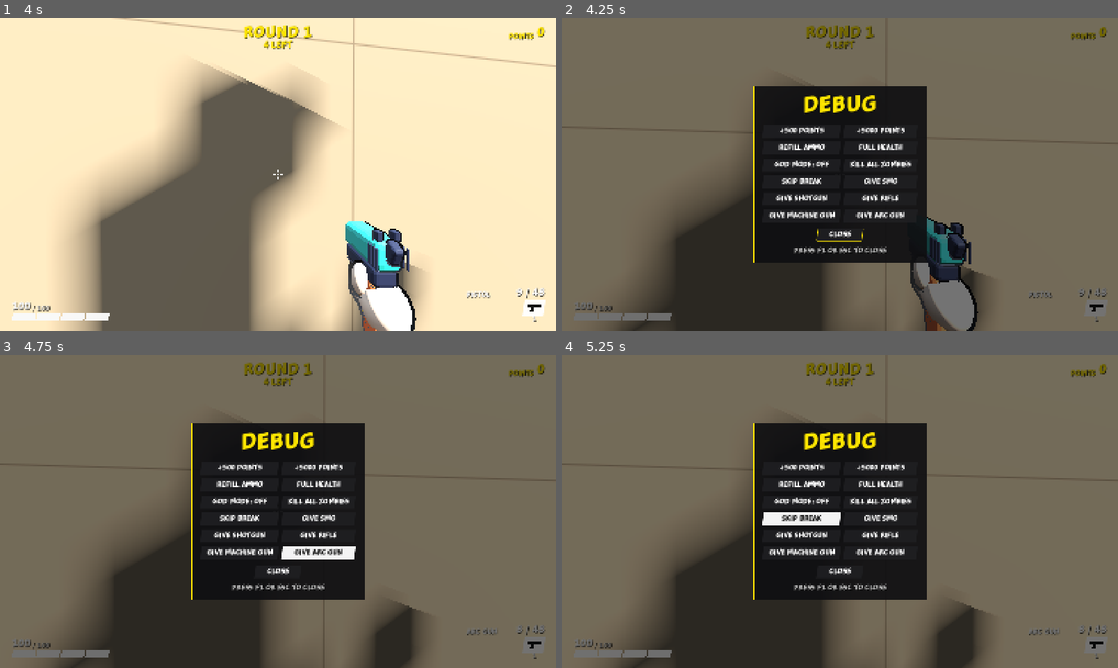
Above: before the commit, frames 1-4 (two rows, left to right).
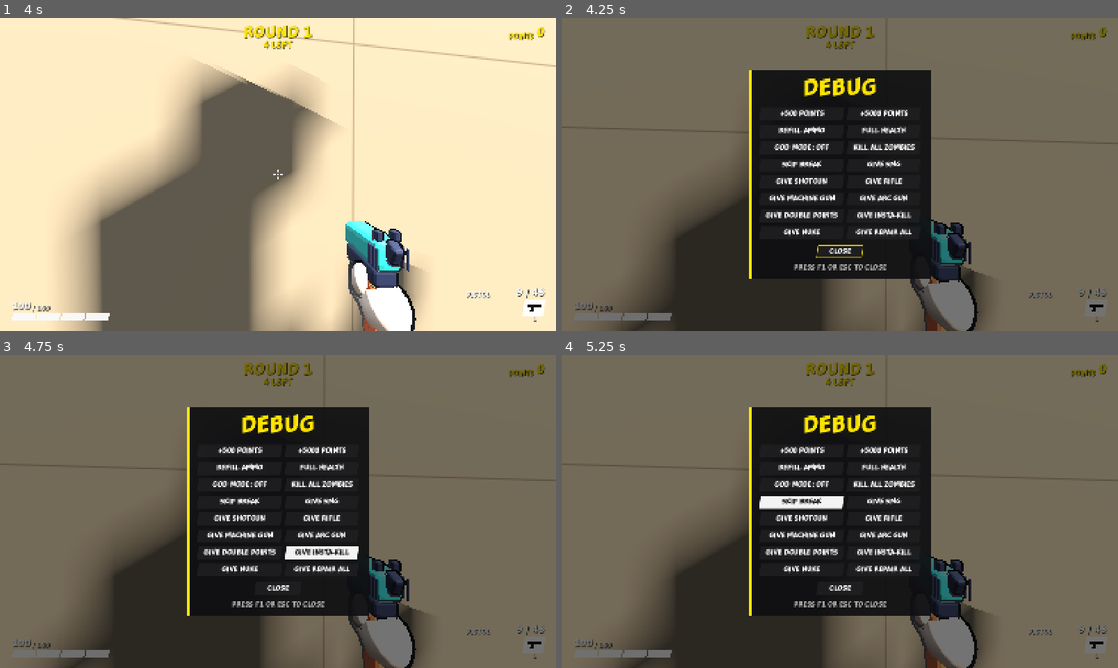
Above: after the commit, the same moments.

Repository: juanakajuan/zombie-survival-fps
Game: Godot game, scene res://levels/compound.tscn
Two runs of this game, one before a commit and one after it. Both use one fixed random seed, a clock stepped at 60 frames per second and the inputs below.
Inputs (mouse positions are in pixels of both pictures, inside the frame that each line leads up to):
- Up to frame 1 (4 s): tap Enter (restart) at 0.5 s; move the mouse to (305, 174) at 0.52 s; hold Right mouse button (aim) 0.53-1.28 s; hold W (move_forward) from 0.53 s (still down); click (305, 174) at 0.67 s; tap Space (jump) at 0.77, 1.07, 1.52, 1.82, 3.02, 3.32, 3.77 s; move the mouse to (250, 174) at 1.27 s; tap Ctrl (crouch) at 1.35 s; move the mouse to (289, 168) at 2.02 s; press the mouse at (289, 168) at 2.03 s; move the mouse to (272, 180) at 2.77 s; release the mouse at (272, 180) at 2.78 s; tap E (interact) at 2.85 s; click (272, 180) at 2.92 s; move the mouse to (316, 177) at 3.52 s; tap V (melee) at 3.6 s
- Up to frame 2 (4.25 s): keep holding W (move_forward); tap Space (jump) at 4.07 s; tap F1 (debug_menu) at 4.15 s
- Up to frame 3 (4.75 s): release W (move_forward) at 4.25 s; click (322, 552) at 4.25 s, where only the run after the commit has a clickable "GIVE INSTA-KILL"
- Up to frame 4 (5.25 s): click "SKIP BREAK" at 5 s

Frame 1 is identical in both runs. In frame 2, 7.8% of the frame differs, in the area x 33-67%, y 16-84%; in frame 3, 10%; in frame 4, 11%, in the area x 33-95%, y 16-100%.

Commit message:
feat: give the zombie drops from the debug menu
Co-Authored-By: Claude Opus 5.5 <noreply@anthropic.com>

Diff:
--- a/debug_menu/debug_menu.tscn
+++ b/debug_menu/debug_menu.tscn
@@ -8,6 +8,10 @@
 [ext_resource type="Resource" path="res://economy/rifle_item.tres" id="6_rifle"]
 [ext_resource type="Resource" path="res://economy/machine_gun_item.tres" id="7_machine_gun"]
 [ext_resource type="Resource" path="res://weapon_box/arc_gun_item.tres" id="8_arc_gun"]
+[ext_resource type="Resource" path="res://pickups/double_points.tres" id="9_double_points"]
+[ext_resource type="Resource" path="res://pickups/insta_kill.tres" id="10_insta_kill"]
+[ext_resource type="Resource" path="res://pickups/nuke.tres" id="11_nuke"]
+[ext_resource type="Resource" path="res://pickups/repair_all.tres" id="12_repair_all"]
 
 [sub_resource type="StyleBoxFlat" id="panel"]
 bg_color = Color(0.06, 0.06, 0.07, 0.92)
@@ -22,7 +26,7 @@
 process_mode = 3
 layer = 21
 script = ExtResource("1_debug_menu")
-gifts = Array[ExtResource("3_buy_item")]([ExtResource("4_smg"), ExtResource("5_shotgun"), ExtResource("6_rifle"), ExtResource("7_machine_gun"), ExtResource("8_arc_gun")])
+gifts = Array[ExtResource("3_buy_item")]([ExtResource("4_smg"), ExtResource("5_shotgun"), ExtResource("6_rifle"), ExtResource("7_machine_gun"), ExtResource("8_arc_gun"), ExtResource("9_double_points"), ExtResource("10_insta_kill"), ExtResource("11_nuke"), ExtResource("12_repair_all")])
 
 [node name="Dim" type="ColorRect" parent="."]
 anchors_preset = 15
--- a/tests/debug_menu/test_debug_menu.gd
+++ b/tests/debug_menu/test_debug_menu.gd
@@ -144,13 +144,22 @@
 func test_give_commands_put_each_weapon_in_hand() -> void:
 	var player := await spawn_player()
 	var menu := player.debug_menu
-	assert_true(not menu.gifts.is_empty(), "the menu has weapons to give")
+	var weapon_gifts: Array[WeaponItem] = []
 	for gift: BuyItem in menu.gifts:
-		var item := gift as WeaponItem
+		if gift is WeaponItem:
+			weapon_gifts.append(gift as WeaponItem)
+	assert_true(not weapon_gifts.is_empty(), "the menu has weapons to give")
+	for item: WeaponItem in weapon_gifts:
 		menu.run_command("GIVE %s" % item.display_name)
 		assert_true(player.weapon.data == item.weapon, "%s is in hand" % item.display_name)
 	assert_eq(player.wallet.points, 0, "the gifts cost nothing")
 	var held := player.weapons.size()
-	var last: BuyItem = menu.gifts.back()
+	var last: WeaponItem = weapon_gifts.back()
 	menu.run_command("GIVE %s" % last.display_name)
 	assert_eq(player.weapons.size(), held, "giving a held weapon adds no copy")
+
+
+func test_give_insta_kill_starts_it_on_the_hud() -> void:
+	var player := await spawn_player()
+	player.debug_menu.run_command("GIVE INSTA-KILL")
+	assert_eq(player.hud.readout().powerups, PackedStringArray(["INSTA-KILL  30"]), "the HUD lists the effect")
